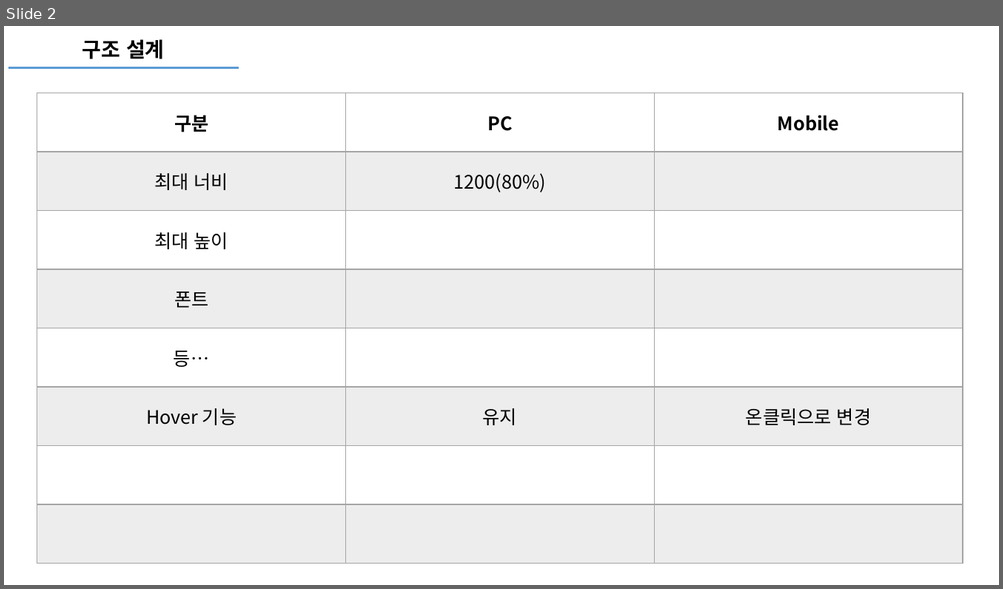
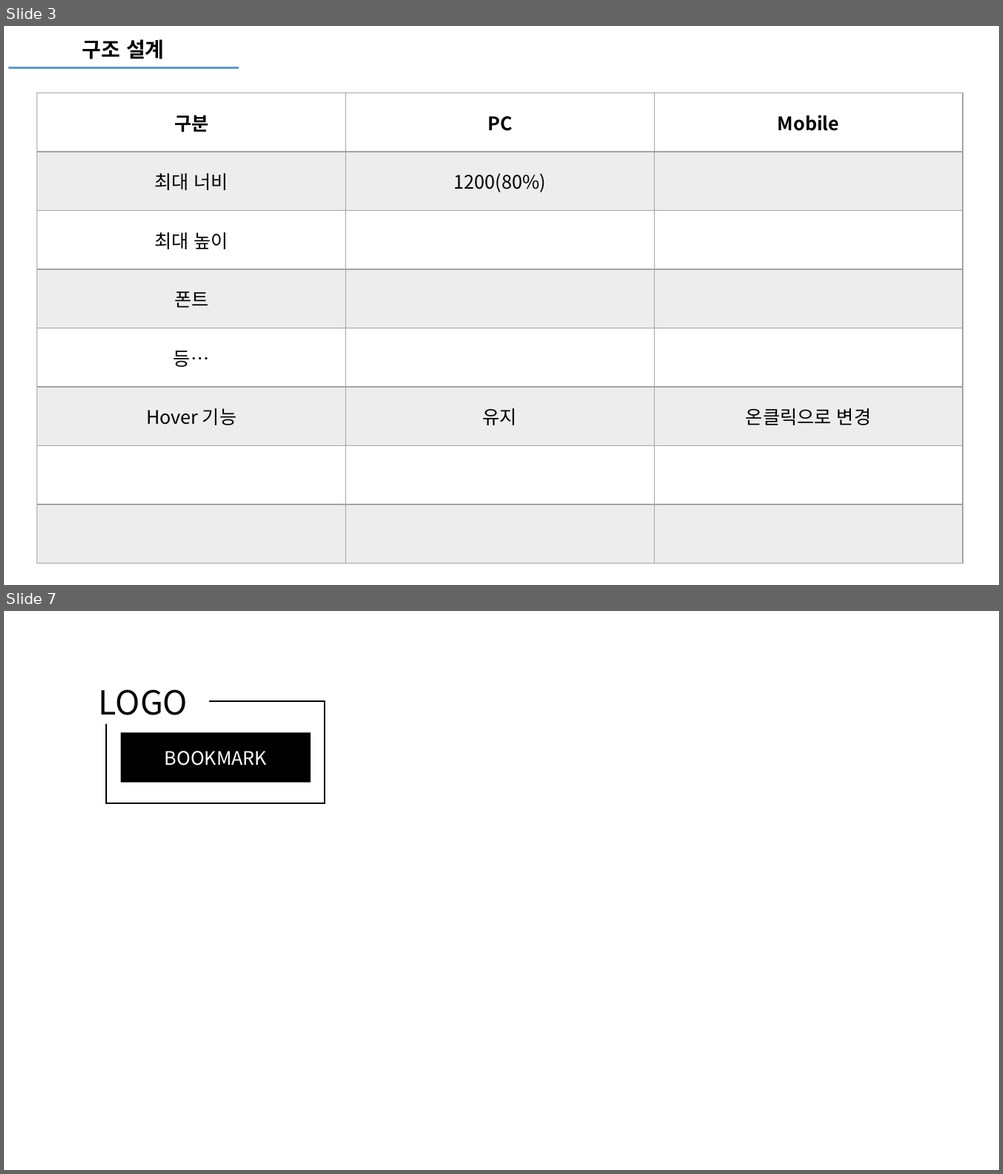
Before and after one commit to mygorithm2020/BookmarkProject, a slide deck: bookmark.pptx. Shown one above the other, each under a label of ours: slide 2 before the commit, slides 3 and 7 after it; the slides between them are not shown. The pictures are 1003x589 and 1003x1174 pixels, drawn with LibreOffice and Linux fonts; fonts in the diff are those of the drawing. Boxes give left, top, right and bottom in pixels: in the first picture for what was removed or moved away, otherwise in the second. Text is boxed around its words. In the diff, an @@ line names an element or a change of style, - is before the commit and + after.

```diff
--- a/bookmark.pptx
+++ b/bookmark.pptx
@@ slide 7 added at bbox=[4, 611, 999, 1170], background #FFFFFF @@
@@ text added at bbox=[99, 689, 188, 715], 32 pt, text #000000 @@
+LOGO
@@ rectangle added at bbox=[106, 701, 325, 803], outline #000000 1.5 pt @@
@@ rectangle added at bbox=[120, 732, 310, 783], fill #000000, 18 pt, text #FFFFFF @@
+BOOKMARK
@@ what was slide 2 is now slide 3 @@
```
Also in this commit, not shown: 1 slide changed, 3 other slides added, 20 other files.
